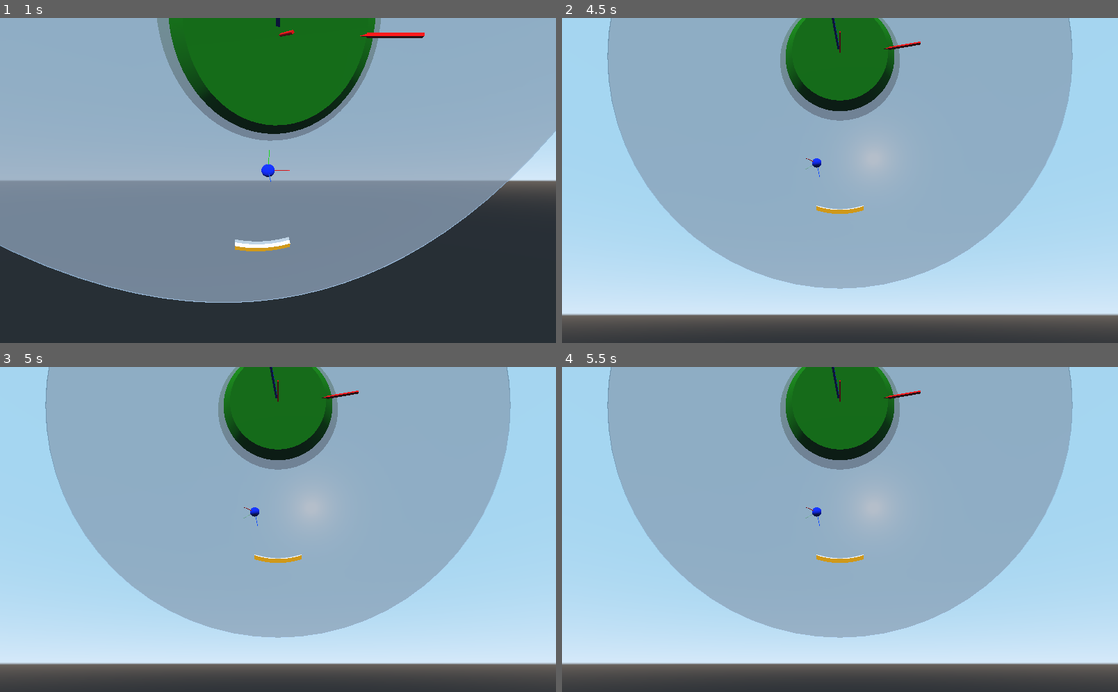
Above: before the commit, frames 1-4 (two rows, left to right).
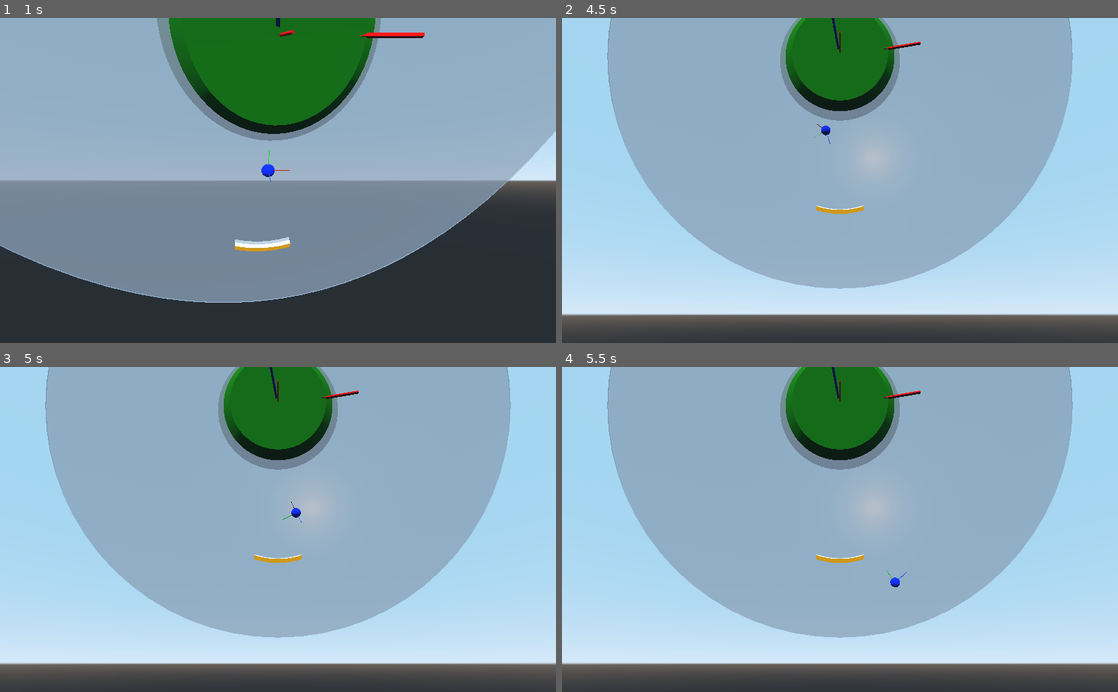
Above: after the commit, the same moments.

Repository: teratron/treaker
Game: Godot game, scene res://src/world/World.tscn
Same seed, same stepped clock (60 frames per second), same inputs: the game is played once before the commit and once after it.
Inputs (mouse positions are in pixels of both pictures, inside the frame that each line leads up to):
- Up to frame 1 (1 s): tap Enter at 0.5 s; move the mouse to (305, 180) at 0.52 s; press the mouse at (305, 180) at 0.53 s; hold W (move_forward) from 0.53 s (still down)
- Up to frame 2 (4.5 s): keep holding W (move_forward); tap Space (move_up) at 1.25, 2.75, 4.25 s; move the mouse to (812, 180) at 1.27 s; release the mouse at (812, 180) at 1.28 s; tap C (toggle_camera) at 1.35, 4.35 s; click (812, 180) at 1.42 s; tap Enter at 2, 3.5 s; move the mouse to (851, 174) at 2.02 s; tap Alt (use_ability) at 2.1 s; click (851, 174) at 2.17 s; move the mouse to (834, 187) at 2.77 s; tap T at 2.85 s; click (834, 187) at 2.92 s; move the mouse to (878, 183) at 3.52 s; press the mouse at (878, 183) at 3.53 s; tap P (ui_pause) at 4.15 s; move the mouse to (795, 177) at 4.27 s; release the mouse at (795, 177) at 4.28 s; click (795, 177) at 4.42 s
- Up to frame 3 (5 s): keep holding W (move_forward)
- Up to frame 4 (5.5 s): keep holding W (move_forward); move the mouse to (845, 529) at 5.02 s; tap Alt (use_ability) at 5.1 s; click (845, 529) at 5.17 s

Frame 1 is identical in both runs. In frame 2, less than 0.1% of the frame differs, in the area x 43-49%, y 32-49%; in frame 3, less than 0.1%; in frame 4, less than 0.1%, in the area x 43-62%, y 8-68%.

Commit message:
Velocity ball. Plane

Diff:
--- a/app/project.godot
+++ b/app/project.godot
@@ -14,7 +14,7 @@
 "language": "GDScript",
 "path": "res://src/action/ActionMachine.gd"
 }, {
-"base": "Reference",
+"base": "Resource",
 "class": "ActionMap",
 "language": "GDScript",
 "path": "res://src/action/ActionMap.gd"
@@ -78,7 +78,11 @@
 
 [debug]
 
-gdscript/warnings/unused_class_variable=true
+gdscript/completion/autocomplete_setters_and_getters=true
+
+[display]
+
+window/size/always_on_top=true
 
 [global]
 
--- a/app/src/action/ActionMap.gd
+++ b/app/src/action/ActionMap.gd
@@ -1,4 +1,4 @@
-class_name ActionMap
+class_name ActionMap extends Resource
 
 
 func add_action_map_list(list) -> void:
--- a/app/src/player/Ball.gd
+++ b/app/src/player/Ball.gd
@@ -7,54 +7,47 @@
 export(float) var radius = .6 setget set_radius
 
 var player: Player
-var velocity := Vector3.ZERO
-var status   := PARKED
+var direction := Vector3.ZERO
+var velocity  := Vector3.ZERO
+var status    := PARKED
 
 
 func _ready():
 	set_radius(radius)
 	#print(Vector3(7,3,1).project(Vector3(2,1,0)))
 	yield(owner, "ready")
-	prints(player.transform.basis, Plane(player.transform.basis.z, 0))
+	prints(player.transform.basis, player.plane)
+	prints(player.plane)
+	prints(transform.origin)
 	#prints(player, player.transform.basis.xform(Vector3(1, 0, 1)))
 	#set_axis_lock(PhysicsServer.BODY_AXIS_LINEAR_Z, true)
 
 
 func _integrate_forces(state):
 	if status == HOVERED:
-
-		if !velocity.normalized().is_equal_approx(state.linear_velocity.normalized()):
+		var dir = state.linear_velocity.normalized()
+		if !direction.is_equal_approx(dir):
 
 			#velocity = state.linear_velocity.normalized() * speed #* state.get_step())
-			velocity = Plane(player.transform.basis.z, 0).project(state.linear_velocity).normalized() * speed
+			direction = player.plane.project(dir).normalized()
+			velocity  = direction * speed
 			#move(state.linear_velocity)
 		#else:
 		#prints(velocity, "X:", player.transform.basis.x, velocity.project(player.transform.basis.x), "Y:", player.transform.basis.y, velocity.project(player.transform.basis.y))
 		#prints(velocity, velocity.project(Vector3(1,1,0)), " - ", Vector3(1,1,0).project(velocity))
-		prints(
-				Plane(player.transform.basis.z, 0).is_point_over(state.linear_velocity),
-				Plane(player.transform.basis.z, 0).has_point(to_global(transform.origin), 1.0),
-				Plane(player.transform.basis.z, 0).distance_to(to_global(transform.origin)),
-				#velocity,
-				Plane(player.transform.basis.z, 0).project(state.linear_velocity)
-			)
-		#prints(velocity, Plane(player.transform.basis.z, 0).project(velocity).normalized())
+#		prints(
+#				player.plane.is_point_over(state.linear_velocity),
+#				player.plane.has_point(to_global(transform.origin), 1.0),
+#				player.plane.distance_to(to_global(transform.origin)),
+#				#velocity,
+#				player.plane.project(state.linear_velocity)
+#			)
+		#prints(transform.origin, global_transform.origin, player.transform.xform(transform.origin))
+		prints(global_transform.origin, player.plane.project(global_transform.origin), player.plane.distance_to(global_transform.origin))
+		#prints(velocity, player.plane.project(velocity).normalized())
 		state.set_linear_velocity(velocity)
-#			velocity = state.linear_velocity.normalized() * speed #* state.get_step())
-#			velocity.z = 0
-#			velocity = player.transform.basis.xform(velocity)
-#		set_linear_velocity(velocity)
-		#	prints(velocity.normalized(), state.linear_velocity.normalized())
-
-		#velocity = state.linear_velocity.normalized() * speed #* state.get_step())
-		#velocity.z = 0
-		#prints(velocity, state.get_velocity_at_local_position(velocity))
-		#velocity = player.global_transform.basis.xform(velocity)
-		#prints(velocity, player.transform.basis.xform(velocity))
-		#set_linear_velocity(velocity)
-		#set_linear_velocity(player.transform.basis.xform(velocity))
-
-#		var count = state.get_contact_count()
+#
+		var count = state.get_contact_count()
 #		if count > 0:
 #			for i in range(count):
 #				prints(state.get_contact_local_normal(i), state.get_contact_local_position(i))
@@ -80,7 +73,7 @@
 func pause() -> void:
 	if status != PARKED:
 		if status == PAUSED:
-			start(velocity)
+			start(direction)
 		else:
 			stop()
 			status = PAUSED
@@ -91,16 +84,21 @@
 	status = PARKED
 
 
-func start(direction: Vector3) -> void:
+func start(dir: Vector3) -> void:
 	#move(direction)
-	velocity = direction.normalized() * speed #* get_physics_process_delta_time())
+	if !dir.is_normalized():
+		pass
+
+	direction = player.plane.project(dir.normalized()).normalized()
+	velocity  = direction * speed
+
 	set_linear_velocity(velocity)
 	status = HOVERED
 
 
-func move(direction: Vector3) -> void:
+func move(dir: Vector3) -> void:
 	#if !direction.is_normalized():
-	velocity = direction.normalized() * speed #* get_physics_process_delta_time())
+	velocity = dir.normalized() * speed #* get_physics_process_delta_time())
 	#velocity.z = 0
 	#velocity = player.transform.basis.xform(velocity)
 	set_linear_velocity(velocity)
--- a/app/src/player/Player.gd
+++ b/app/src/player/Player.gd
@@ -1,7 +1,7 @@
 class_name Player extends Spatial
 
 
-var direction := Vector3.ZERO
+#var direction := Vector3.ZERO
 #var velocity  := Vector3()
 var angular_speed:   float = 2.0
 var radius_paddle:   float = 20
@@ -9,11 +9,12 @@
 var distance_camera: float = 30
 var is_center_look := false
 
-#onready var state  := $StateMachine
+onready var plane  := Plane(transform.basis.z, 0) setget set_plane#, get_plane
 onready var rotor  := $Rotor
 onready var camera := $Rotor/Camera
 onready var paddle := $Rotor/Paddle
 onready var ball   := $Ball
+#onready var state  := $StateMachine
 
 
 #https://kidscancode.org/godot_recipes/math/transforms/
@@ -58,7 +59,7 @@
 			if ball.status == ball.PARKED:
 				ball.start(transform.basis.xform(ball.transform.basis.y))
 
-		if event.is_action_pressed("ui_pause"):
+		if event.is_action_pressed("ui_pause") || (event.is_action_pressed("use_shot") && ball.status == ball.PAUSED):
 			ball.pause()
 
 		if event.is_action_pressed("ui_restart"):
@@ -85,3 +86,11 @@
 func ball_parked_position() -> void:
 	ball.transform.basis  = rotor.transform.basis
 	ball.transform.origin = rotor.transform.xform(paddle.ball_position)
+
+
+func set_plane(value) -> void:
+	plane = value
+
+
+#func get_plane() -> Plane:
+#	return Plane(transform.basis.z, 0)
